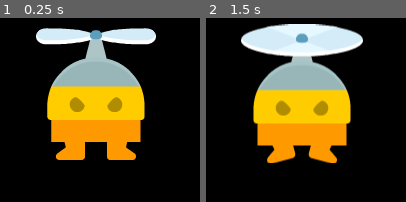
Above: before the commit, frames 1-2 (left to right).
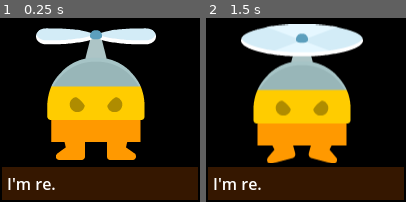
Above: after the commit, the same moments.

Repository: super-Colin/Desktop-Pet
Game: Godot game, scene res://root.tscn
Same seed, same stepped clock (60 frames per second), same inputs: the game is played once before the commit and once after it.
Inputs (mouse positions are in pixels of both pictures, inside the frame that each line leads up to):
- Up to frame 1 (0.25 s): no input
- Up to frame 2 (1.5 s): tap Enter at 0.5 s; drag from (306, 102) to (326, 58) at 0.52 s; drag from (266, 111) to (296, 141) at 1.27 s

The runs differ from the first frame. In frame 1, 18% of the frame differs, in the area x 1-99%, y 80-99%; in frame 2, 18%.

Commit message:
can reach joke API and tell what corner of the screen its on

Diff:
--- a/Behaviour.gd
+++ b/Behaviour.gd
@@ -3,6 +3,11 @@
 var lastState
 var currentState
 var nextState
+
+
+
+
+
 
 # Called when the node enters the scene tree for the first time.
 func _ready():
--- a/pet.gd
+++ b/pet.gd
@@ -2,22 +2,59 @@
 
 signal doubleClicked
 
+# Dragging
 var mouseHeldFrames = 0
 var mouseStart: Vector2i
 var beingDragged = false
 
+# Sprite transistions
 var sprite_standing = load("res://pet_assets/flyMan_still_stand.png")
 var sprite_flying = load("res://pet_assets/flyMan_fly.png")
 
+# Context
+@onready var trueScreenSize = getTrueScreenSize()
+var onLeftHalfOfScreen = false
+var onRightHalfOfScreen = true
+var onTopHalfOfScreen = false
+var onBottomHalfOfScreen = true
+
+func getTrueScreenSize():
+	DisplayServer.window_set_mode(DisplayServer.WINDOW_MODE_EXCLUSIVE_FULLSCREEN)
+	print("TRUE fullsize: ")
+	print(get_window().size)
+	print(get_viewport().size)
+	print(get_viewport_rect().size)
+	print(DisplayServer.get_primary_screen())
+	print(DisplayServer.get_screen_count())
+	print(DisplayServer.window_get_current_screen())
+	print(DisplayServer.get_window_at_screen_position(get_window().position))
+	print(DisplayServer.get_window_list())
+	print(DisplayServer.screen_get_position())
+	#print(DisplayServer.get_window_list())
+	#print(DisplayServer.get_window_list())
+	#print(DisplayServer.get_window_list())
+	#print(DisplayServer.get_window_list())
+	DisplayServer.window_set_mode(DisplayServer.WINDOW_MODE_WINDOWED)
+	return 2
+
+
+#This will be a work around for trying to get a true screen size of the current monitor. I have 2 monitors, one above the other, and it seems to add the y value of the top monitor to the lower, but not the x values
+
+# I have 2 monitors, one above the other, and it seems to add the y value of the top monitor to the lower, but not the x values
+# I'm trying to tell what part of the screen the game is on and getting unexpected results. I have 2 monitors, one above the other, and it seems to add the y value of the top monitor to the lower, but not the x values (I'm guessing because it has the lowest and highest x values??)
 
 
 func _ready()->void:
 	$'.'.gui_input.connect(setDraggingStatus)
+	checkScreenSide()
 
 
 
 func _process(_delta)->void:
 	handleDragging()
+
+
+
 
 
 func handleDragging()->void:
@@ -27,6 +64,23 @@
 	handleDragAnimation()
 
 
+
+func checkScreenSide():
+	#var screenSize = DisplayServer.screen_get_size()
+	var screenSize = DisplayServer.screen_get_size(DisplayServer.window_get_current_screen())
+	var currentPosition = get_window().position - DisplayServer.screen_get_position()
+	#var currentPosition = DisplayServer.screen_get_position()
+	print("screen size and position")
+	print(screenSize)
+	print(currentPosition)
+	if currentPosition.x > screenSize.x /2:
+		print("right")
+	else:
+		print("left")
+	if currentPosition.y > screenSize.y /2:
+		print("bottom")
+	else:
+		print("top")
 
 func handleDragAnimation()->void:
 	# change sprite on drag
@@ -50,6 +104,7 @@
 		if ! beingDragged:
 			mouseStart = get_viewport().get_mouse_position()
 		beingDragged = event.pressed
+		checkScreenSide()
 
 
 
--- a/pet.tscn
+++ b/pet.tscn
@@ -29,13 +29,12 @@
 
 [node name="SpeechBox" type="MarginContainer" parent="."]
 unique_name_in_owner = true
-visible = false
 layout_mode = 1
 anchors_preset = 12
 anchor_top = 1.0
 anchor_right = 1.0
 anchor_bottom = 1.0
-offset_top = -23.0
+offset_top = -35.0
 grow_horizontal = 2
 grow_vertical = 0
 theme_override_constants/margin_left = 2
@@ -48,15 +47,17 @@
 
 [node name="MarginContainer" type="MarginContainer" parent="SpeechBox"]
 layout_mode = 2
-theme_override_constants/margin_left = 10
-theme_override_constants/margin_top = 10
-theme_override_constants/margin_right = 10
-theme_override_constants/margin_bottom = 10
+size_flags_vertical = 4
+theme_override_constants/margin_left = 5
+theme_override_constants/margin_top = 5
+theme_override_constants/margin_right = 5
+theme_override_constants/margin_bottom = 5
 
 [node name="VBoxContainer" type="VBoxContainer" parent="SpeechBox/MarginContainer"]
 layout_mode = 2
+size_flags_vertical = 8
 
 [node name="Speech" type="Label" parent="SpeechBox/MarginContainer/VBoxContainer"]
 unique_name_in_owner = true
 layout_mode = 2
-text = "Hello"
+text = "I'm re."
--- a/root.gd
+++ b/root.gd
@@ -8,25 +8,27 @@
 
 # Called when the node enters the scene tree for the first time.
 func _ready():
-	print(OS.get_config_dir())
-	print(OS.get_connected_midi_inputs())
-	print(OS.get_data_dir())
-	#print(OS.get_environment())
-	print(OS.get_executable_path())
-	print(OS.get_granted_permissions())
-	#print(OS.get_keycode_string())
-	print(OS.get_model_name())
-	print(OS.get_processor_count())
-	print(OS.get_static_memory_peak_usage())
-	print(OS.get_static_memory_usage())
-	#print(OS.get_system_dir())
-	print(OS.get_user_data_dir())
-	print("------")
-	print(OS.is_debug_build())
-	print(OS.is_sandboxed())
-	print(OS.is_userfs_persistent())
-	print(OS.is_blocking_signals())
-	print(OS.is_queued_for_deletion())
+	#print(OS.get_config_dir())
+	#print(OS.get_connected_midi_inputs())
+	#print(OS.get_data_dir())
+	##print(OS.get_environment())
+	#print(OS.get_executable_path())
+	#print(OS.get_granted_permissions())
+	##print(OS.get_keycode_string())
+	#print(OS.get_model_name())
+	#print(OS.get_processor_count())
+	#print(OS.get_static_memory_peak_usage())
+	#print(OS.get_static_memory_usage())
+	##print(OS.get_system_dir())
+	#print(OS.get_user_data_dir())
+	#print("------")
+	#print(OS.is_debug_build())
+	#print(OS.is_sandboxed())
+	#print(OS.is_userfs_persistent())
+	#print(OS.is_blocking_signals())
+	#print(OS.is_queued_for_deletion())
+
+
 	#OS.shell_open("https://google.com")
 	#OS.shell_open("C:/xampp/htdocs/zOverTherWire.flags.txt")
 
